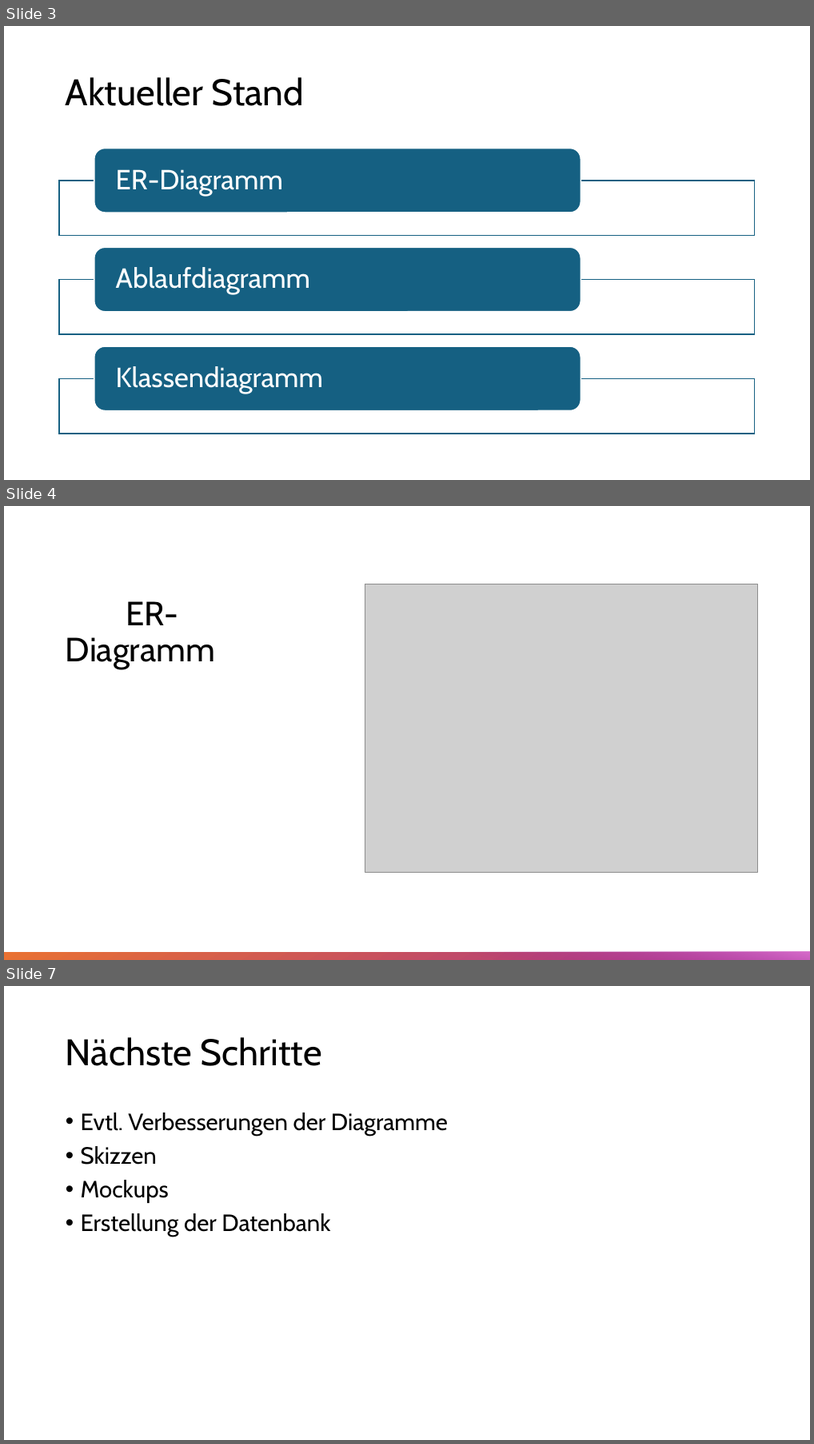
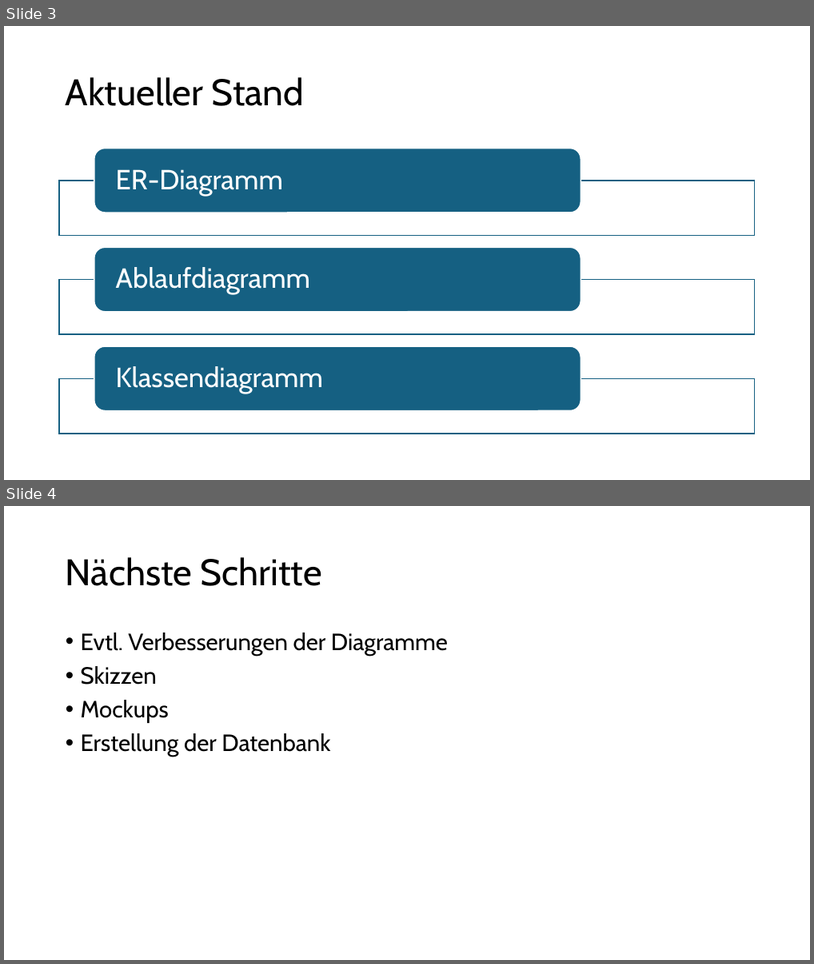
Before and after one commit to Schokobaer06/LogIt, a slide deck: doc/Zwischen-Präsentation.pptx. Shown one above the other, each under a label of ours: slides 3, 4 and 7 before the commit, slides 3 and 4 after it; the slides between them are not shown. The pictures are 814x1444 and 814x964 pixels, drawn with LibreOffice and Linux fonts; fonts in the diff are those of the drawing; grey boxes stand for pictures. Boxes give left, top, right and bottom in pixels: in the first picture for what was removed or moved away, otherwise in the second. Text is boxed around its words. In the diff, an @@ line names an element or a change of style, - is before the commit and + after.

```diff
--- a/doc/Zwischen-Präsentation.pptx
+++ b/doc/Zwischen-Präsentation.pptx
@@ slide 4 removed at <box>4,506,810,960</box>, background #FFFFFF @@
@@ title removed at <box>66,601,215,669</box> @@
-ER-Diagramm
@@ picture removed at <box>365,584,758,872</box> @@
@@ rectangle removed at <box>4,952,810,960</box> @@
@@ rectangle removed at <box>419,952,810,960</box> @@
@@ what was slide 7 is now slide 4 @@
```
Also in this commit, not shown: 2 other slides removed, 21 other files.
